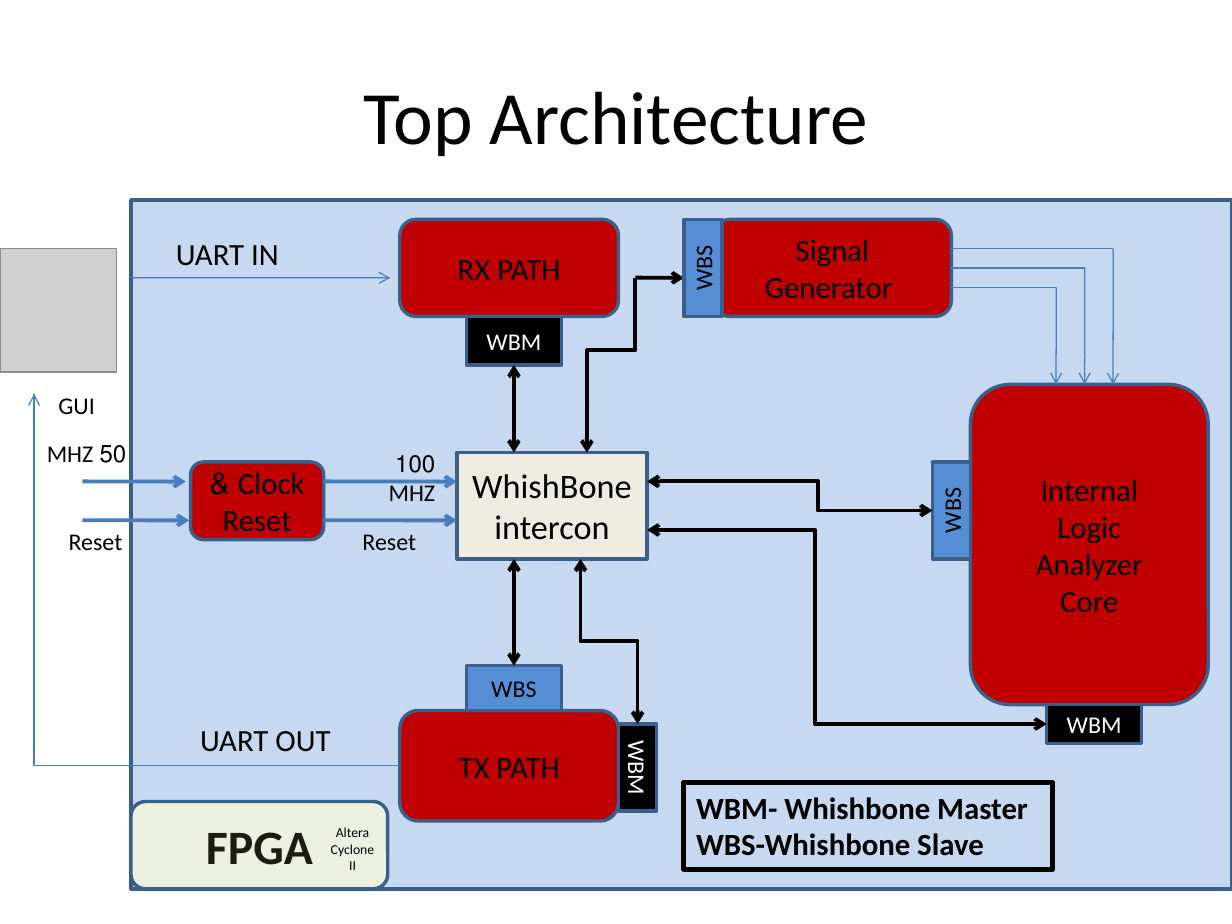
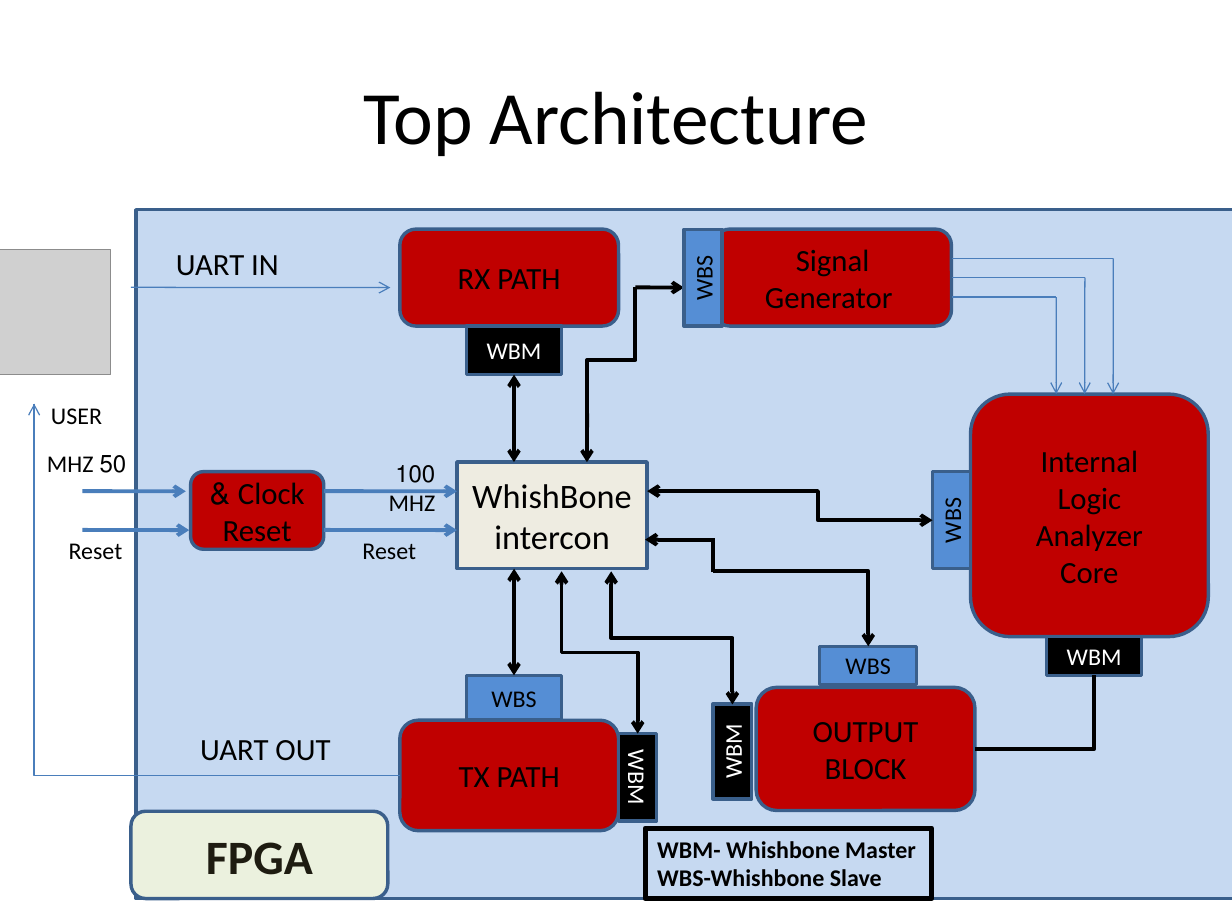
Before and after one commit to battellino/moran-zvika-project, a slide deck: slide 6 of presentation/FinalB/finalB.pptx. Drawn at 1232x924 pixels with LibreOffice and Linux fonts; fonts in the diff are those of the drawing; grey boxes stand for pictures; background and template pictures are left out. Boxes give left, top, right and bottom in pixels: in the first picture for what was removed or moved away, otherwise in the second. Text is boxed around its words. In the diff, an @@ line names an element or a change of style, - is before the commit and + after.

```diff
--- a/presentation/FinalB/finalB.pptx
+++ b/presentation/FinalB/finalB.pptx
@@ rectangle: place and size @@
-rectangle at bbox=[131, 200, 1232, 888]
+rectangle at bbox=[136, 209, 1232, 898]
@@ picture: place and size @@
-picture at bbox=[0, 249, 117, 372]
+picture at bbox=[0, 249, 111, 375]
@@ 11 arrows, 6 rectangles, 6 texts, 5 rounded rectangles, 3 lines, 3 elbow double arrows, 2 elbow lines: place and size @@
-11 arrows, 6 rectangles, 6 texts, 5 rounded rectangles, 3 lines, 3 elbow double arrows, 2 elbow lines at bbox=[34, 219, 1114, 890]
+11 arrows, 6 rectangles, 6 texts, 5 rounded rectangles, 3 lines, 3 elbow double arrows, 2 elbow lines at bbox=[34, 229, 1114, 898]
@@ text at bbox=[51, 408, 102, 424]: text changed @@
-GUI
+USER
@@ rounded rectangle "Internal": place and size @@
-rounded rectangle "Internal" at bbox=[971, 384, 1209, 705]
+rounded rectangle "Internal" at bbox=[971, 394, 1209, 637]
@@ elbow double arrow moved from (638, 724) - (580, 559) to (638, 733) - (562, 572) @@
@@ elbow double arrow moved from (1047, 724) - (647, 530) to (869, 647) - (713, 572) @@
@@ elbow double arrow (869, 647) - (713, 572): elbow double arrow to elbow arrow @@
@@ rectangle "WBM": place and size @@
-rectangle "WBM" at bbox=[1047, 705, 1142, 743]
+rectangle "WBM" at bbox=[1047, 637, 1142, 675]
@@ group added at bbox=[611, 538, 1094, 811]: 2 rectangles, 1 rounded rectangle, 1 arrow, 1 line, 1 elbow double arrow, 1 elbow line @@
+OUTPUT BLOCK
+WBM
+WBS
@@ text removed at bbox=[331, 827, 375, 870] @@
-Altera Cyclone II
@@ rectangle "WBM- Whishbone Master": place and size @@
-rectangle "WBM- Whishbone Master" at bbox=[684, 782, 1052, 870]
+rectangle "WBM- Whishbone Master" at bbox=[646, 828, 933, 898]
@@ rectangle "WBM- Whishbone Master" at bbox=[646, 828, 933, 898]: size 18 to 14 pt @@
```
Also in this commit, not shown: 15 other slides changed, 2 slides added, 1 slide removed.
